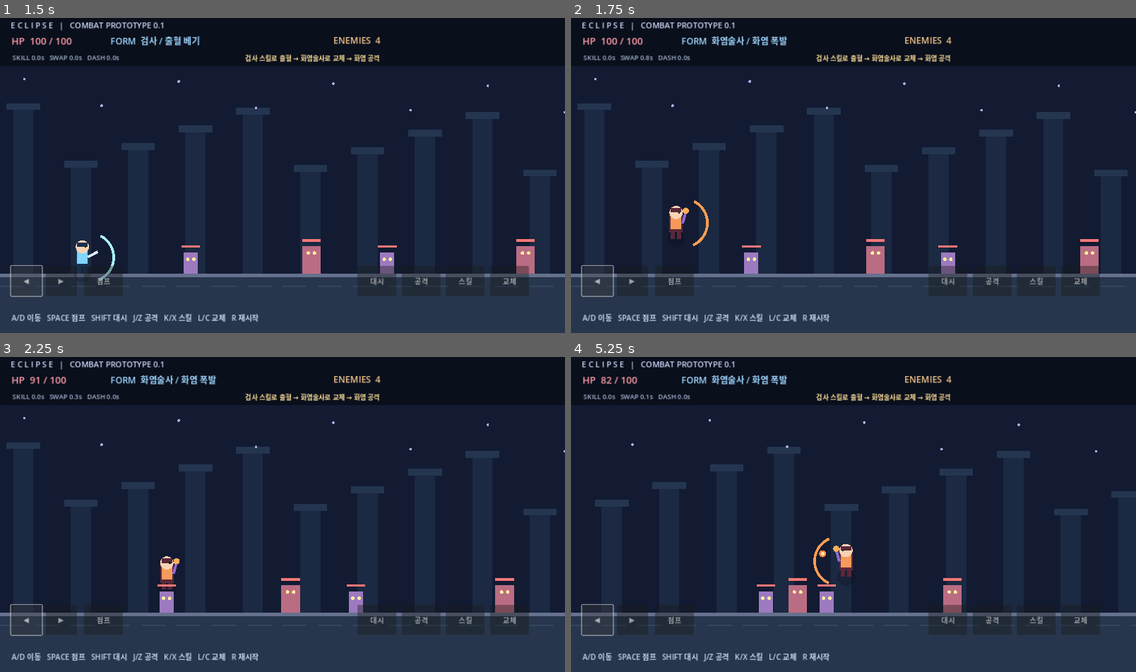
Above: before the commit, frames 1-4 (two rows, left to right).
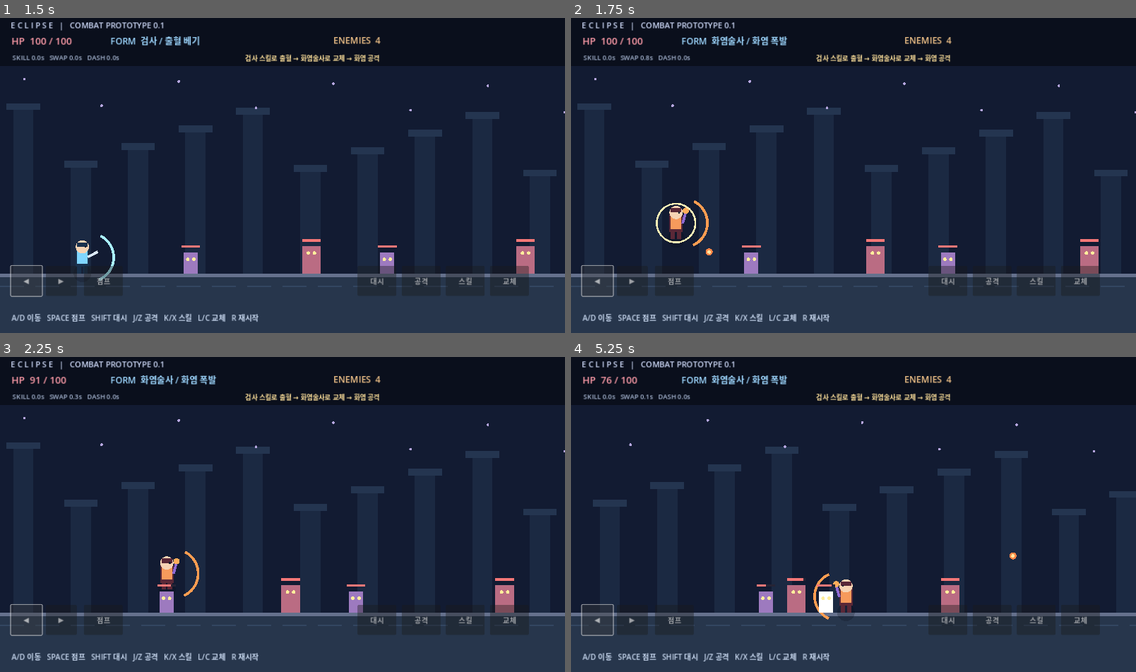
Above: after the commit, the same moments.

Repository: ogw07222-tech/eclipse
Game: Godot game, scene res://scenes/main.tscn
Two runs of this game, one before a commit and one after it. Both use one fixed random seed, a clock stepped at 60 frames per second and the inputs below.
Inputs:
- Up to frame 1 (1.5 s): click "◀" at 0.5 s; hold D (right) from 1.28 s (still down); tap J (attack) at 1.35 s
- Up to frame 2 (1.75 s): keep holding D (right); tap Space (jump) at 1.52 s; tap L (swap) at 1.55 s
- Up to frame 3 (2.25 s): keep holding D (right); tap L (swap) at 2.1 s
- Up to frame 4 (5.25 s): tap Space (jump) at 2.27, 3.77, 4.52 s; tap J (attack) at 2.3, 2.85, 3.8 s; release D (right) at 2.78 s; hold A (left) 2.78-3.53 s; tap L (swap) at 3.05, 4.35 s; hold D (right) 3.53-5.03 s; tap Shift (dash) at 3.6 s; hold A (left) from 5.03 s (still down); tap Z at 5.1 s

Frame 1 is identical in both runs. In frame 2, 0.1% of the frame differs, in the area x 15-26%, y 58-76%; in frame 3, less than 0.1%; in frame 4, 1.3%, in the area x 3-96%, y 6-84%.

Commit message:
feat: add sword combo, swap entry attacks and hit stop

Diff:
--- a/scripts/player.gd
+++ b/scripts/player.gd
@@ -27,6 +27,10 @@
 var coyote := 0.0
 var jump_buffer := 0.0
 var attack_flash := 0.0
+var combo_index := 0
+var combo_window := 0.0
+var hit_stop := 0.0
+var swap_attack_timer := 0.0
 var virtual_input := {"left": false, "right": false, "jump": false, "attack": false, "skill": false, "swap": false, "dash": false}
 var previous_virtual := virtual_input.duplicate()
 var controls_active := true
@@ -63,6 +67,15 @@
   swap_cooldown = maxf(0.0, swap_cooldown - delta)
   invulnerable = maxf(0.0, invulnerable - delta)
   attack_flash = maxf(0.0, attack_flash - delta)
+  combo_window = maxf(0.0, combo_window - delta)
+  swap_attack_timer = maxf(0.0, swap_attack_timer - delta)
+  if hit_stop > 0.0:
+    hit_stop = maxf(0.0, hit_stop - delta)
+    previous_virtual = virtual_input.duplicate()
+    queue_redraw()
+    return
+  if combo_window <= 0.0:
+    combo_index = 0
   coyote = COYOTE_TIME if is_on_floor() else maxf(0.0, coyote - delta)
   if just_pressed("jump"):
     jump_buffer = JUMP_BUFFER
@@ -75,6 +88,14 @@
     form = 1 - form
     swap_cooldown = 1.0
     attack_flash = 0.22
+    combo_index = 0
+    combo_window = 0.0
+    swap_attack_timer = 0.24
+    # A swap triggers its own distinct entry attack, independent of basic attack cooldown.
+    if form == 0:
+      melee_hit(13, false, 112.0)
+    else:
+      projectile_requested.emit(global_position + Vector2(facing * 27, -33), facing, 14, false)
     form_changed.emit(form)
   if just_pressed("dash") and dash_cooldown <= 0.0:
     dash_left = DASH_DURATION
@@ -102,9 +123,13 @@
 func basic_attack() -> void:
   attack_flash = 0.16
   if form == 0:
-    attack_cooldown = 0.3
-    melee_hit(15, false)
-  else:
+    combo_index = (combo_index % 3) + 1 if combo_window > 0.0 else 1
+    combo_window = 0.8
+    attack_cooldown = [0.0, 0.23, 0.25, 0.42][combo_index]
+    var power: int = [0, 12, 15, 23][combo_index]
+    melee_hit(power, combo_index == 3, 115.0 if combo_index == 3 else 96.0)
+  else:
+    combo_index = 0
     attack_cooldown = 0.47
     projectile_requested.emit(global_position + Vector2(facing * 27, -33), facing, 11, false)
 
@@ -116,19 +141,23 @@
   else:
     projectile_requested.emit(global_position + Vector2(facing * 27, -33), facing, 25, true)
 
-func melee_hit(damage: int, inflict_bleed: bool) -> void:
+func melee_hit(damage: int, inflict_bleed: bool, reach: float = 96.0) -> void:
   for enemy in get_tree().get_nodes_in_group("enemies"):
     if not is_instance_valid(enemy) or enemy.is_dead:
       continue
     var displacement: Vector2 = enemy.global_position - global_position
-    if displacement.x * facing >= -9.0 and displacement.x * facing < 96.0 and absf(displacement.y) < 67.0:
+    if displacement.x * facing >= -9.0 and displacement.x * facing < reach and absf(displacement.y) < 67.0:
       enemy.receive_hit(damage, "blade", inflict_bleed)
+      hit_stop = maxf(hit_stop, 0.045 if damage < 20 else 0.075)
 
 func take_damage(amount: int) -> void:
   if invulnerable > 0.0 or health <= 0:
     return
   health = maxi(health - amount, 0)
   invulnerable = 0.7
+  attack_flash = 0.28
+  combo_index = 0
+  combo_window = 0.0
   health_changed.emit(health, max_health)
   if health == 0:
     controls_active = false
@@ -146,6 +175,10 @@
   skill_cooldown = 0.0
   swap_cooldown = 0.0
   invulnerable = 0.0
+  combo_index = 0
+  combo_window = 0.0
+  hit_stop = 0.0
+  swap_attack_timer = 0.0
   controls_active = true
   health_changed.emit(health, max_health)
   form_changed.emit(form)
@@ -168,6 +201,8 @@
   else:
     draw_line(Vector2(facing * 15, -35), Vector2(facing * 22, -61), Color("8f6ad4"), 6)
     draw_circle(Vector2(facing * 22, -64), 7, Color("ffad5b"))
+  if swap_attack_timer > 0.0:
+    draw_arc(Vector2(0, -36), 44.0, 0.0, TAU, 24, Color("fff2b6"), 4.0)
   if attack_flash > 0.0:
     var effect_color := Color("a9f0ff") if form == 0 else Color("ff9d51")
     draw_arc(Vector2(facing * 16, -36), 55, -1.1 if facing == 1 else 2.0, 1.15 if facing == 1 else 4.3, 18, effect_color, 6.0)
